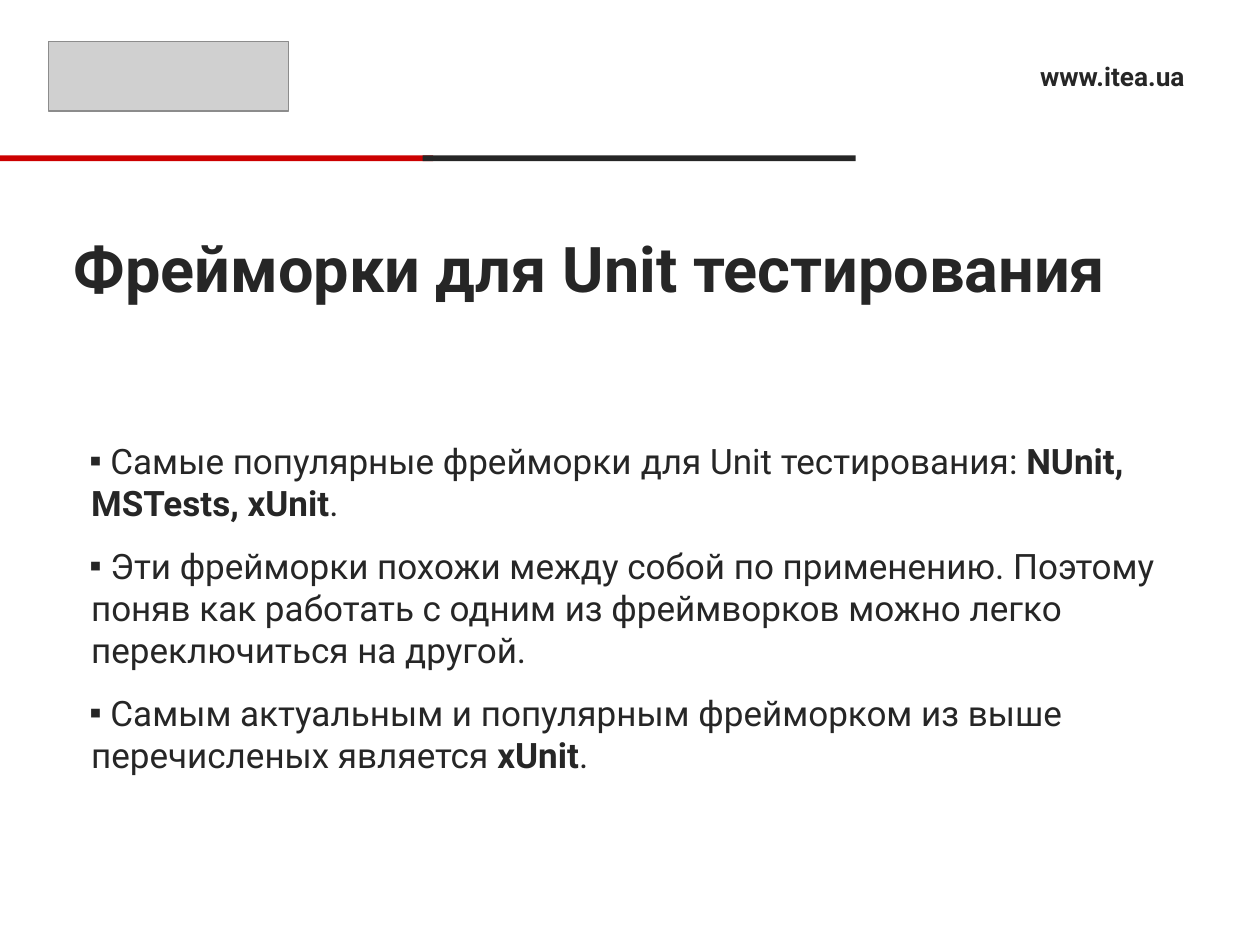
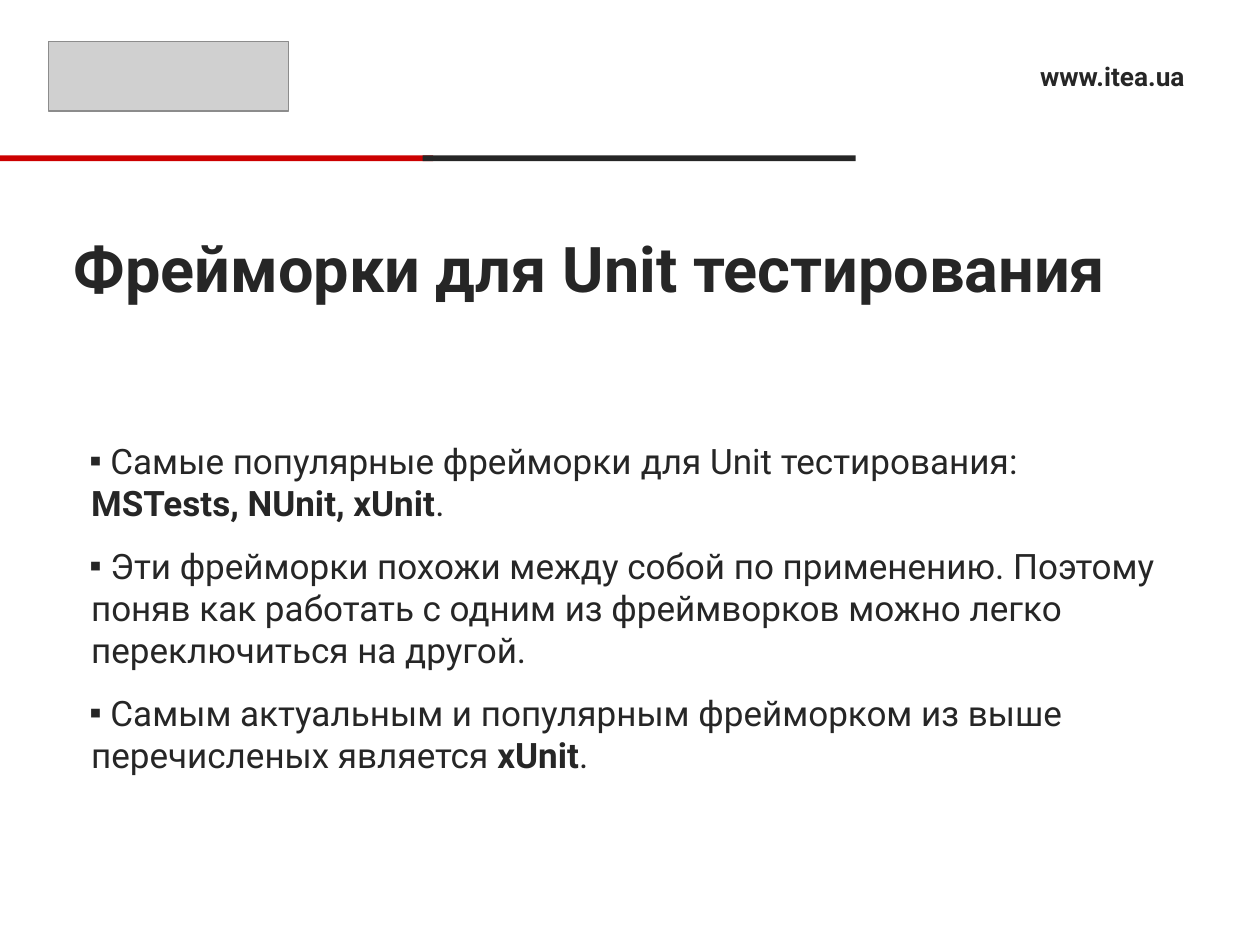
Before and after one commit to RusyaOne/NetCore_09.12.2020, a slide deck: slide 4 of 12.UnitTests/UnitTests.pptx. Drawn at 1260x945 pixels with LibreOffice and Linux fonts; fonts in the diff are those of the drawing; grey boxes stand for pictures. Boxes give left, top, right and bottom in pixels: in the first picture for what was removed or moved away, otherwise in the second. Text is boxed around its words. In the diff, an @@ line names an element or a change of style, - is before the commit and + after.

```diff
--- a/12.UnitTests/UnitTests.pptx
+++ b/12.UnitTests/UnitTests.pptx
@@ text at [91, 447, 1018, 522]: text changed @@
-▪ Самые популярные фрейморки для Unit тестирования: NUnit, MSTests, xUnit.
+▪ Самые популярные фрейморки для Unit тестирования: MSTests, NUnit, xUnit.
```
